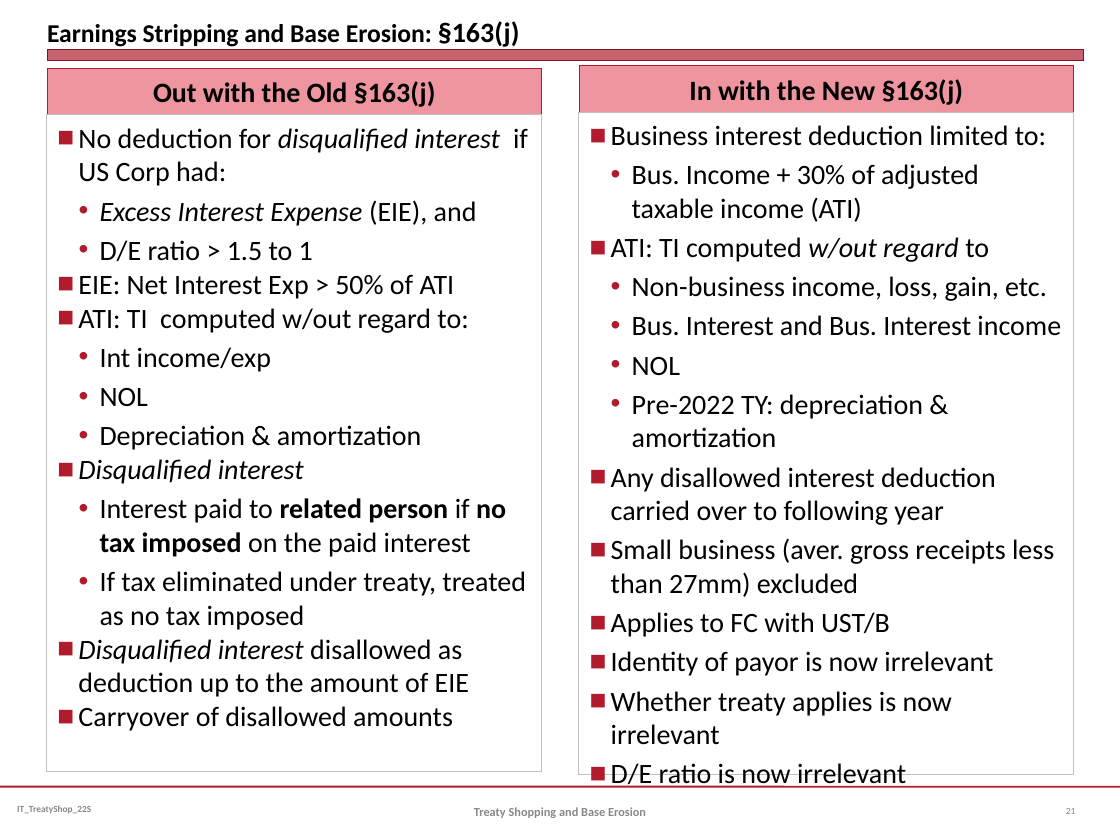
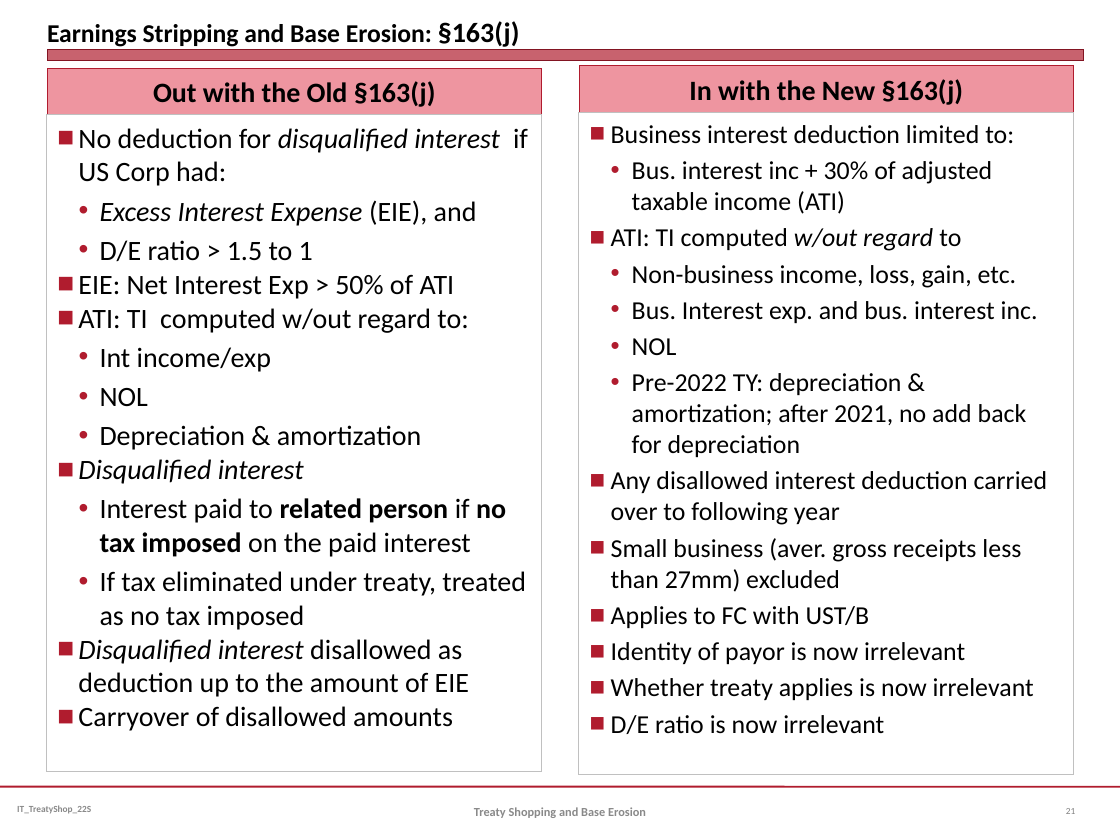
Before and after one commit to jmc877/International-Tax, a slide deck: slide 21 of slides/IT_TreatyShop_22S.pptx. Drawn at 1120x840 pixels with LibreOffice and Linux fonts; fonts in the diff are those of the drawing. Boxes give left, top, right and bottom in pixels: in the first picture for what was removed or moved away, otherwise in the second. Text is boxed around its words. In the diff, an @@ line names an element or a change of style, - is before the commit and + after.

```diff
--- a/slides/IT_TreatyShop_22S.pptx
+++ b/slides/IT_TreatyShop_22S.pptx
@@ text at box(611, 125, 1048, 734): size 18 to 16.6 pt in "Business interest deduction limited to:", "ATI: TI computed w/out regard to", "Non-business income, loss, gain, etc.", "NOL" and 6 more places @@
@@ text at box(632, 161, 993, 214): text changed; size 18 to 16.6 pt @@
-  • Bus. Income + 30% of adjusted taxable income (ATI)
+  • Bus. interest inc + 30% of adjusted taxable income (ATI)
@@ text at box(632, 301, 1038, 323): text changed; size 18 to 16.6 pt @@
-  • Bus. Interest and Bus. Interest income
+  • Bus. Interest exp. and bus. interest inc.
@@ text at box(632, 373, 1027, 457): text changed; size 18 to 16.6 pt @@
-  • Pre-2022 TY: depreciation & amortization
+  • Pre-2022 TY: depreciation & amortization; after 2021, no add back for depreciation
```
Also in this commit, not shown: 4 other files.
